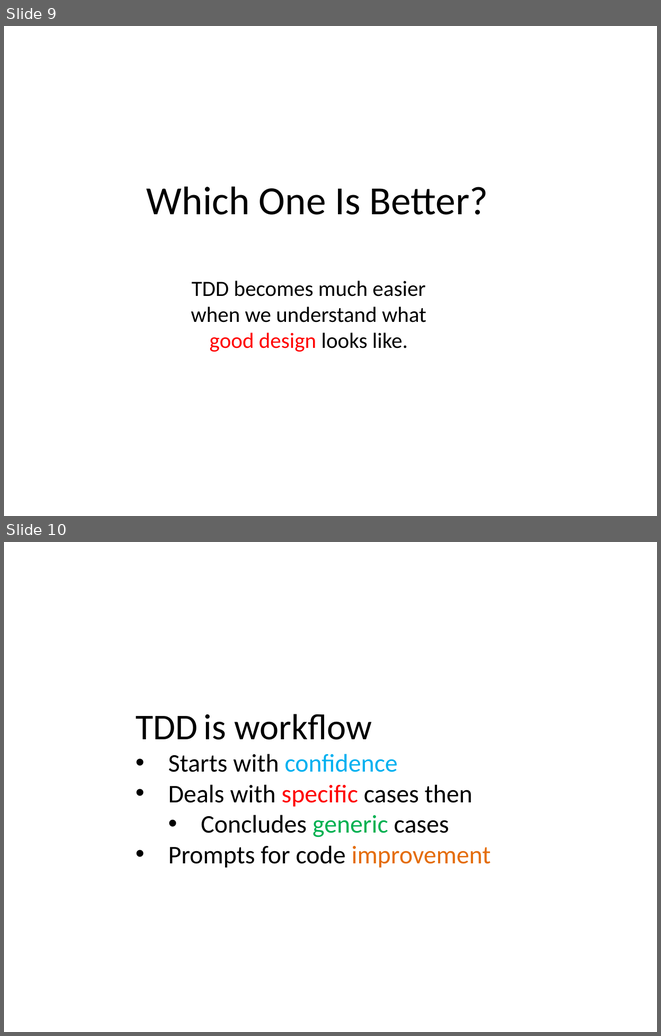
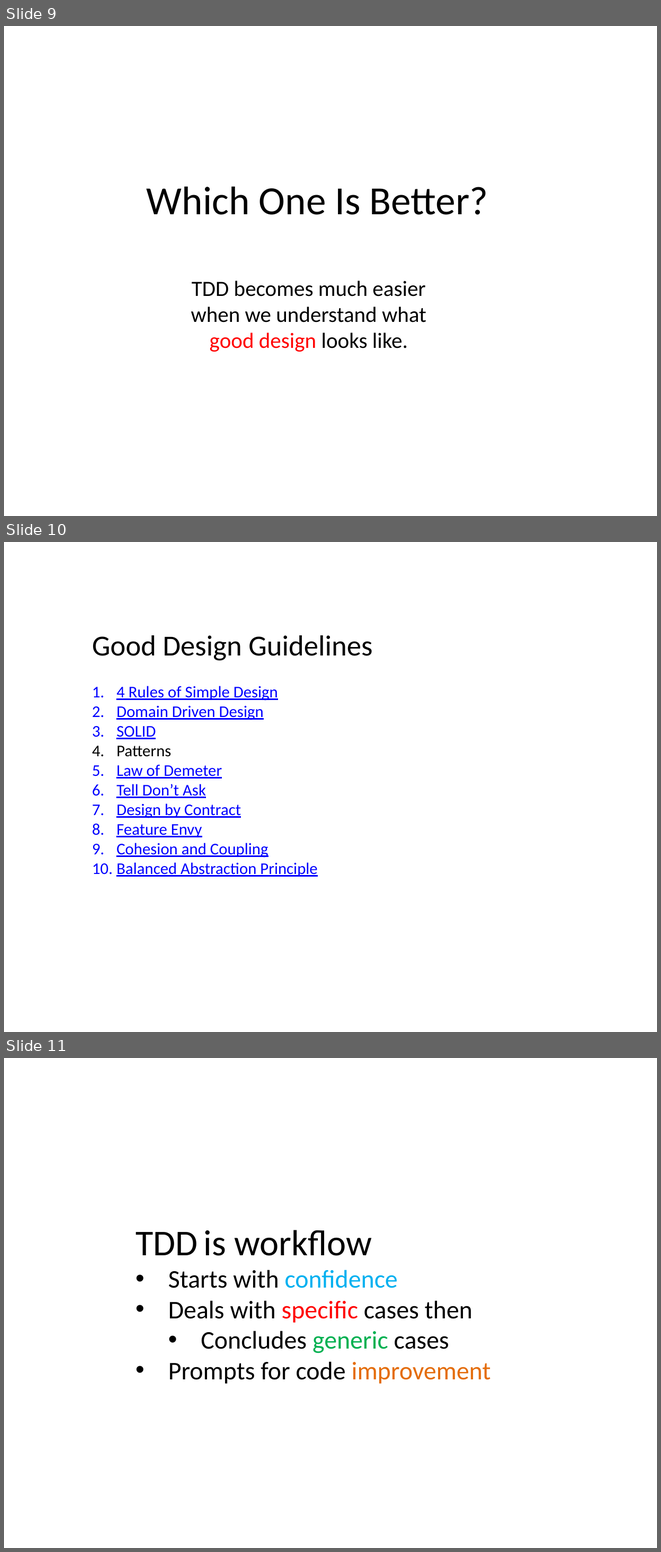
Before and after one commit to feedfood/TDD, a slide deck: Documents/TDD Hands-On 1 .pptx. Shown one above the other, each under a label of ours: slides 9 and 10 before the commit, slides 9, 10 and 11 after it. The pictures are 661x1036 and 661x1552 pixels, drawn with LibreOffice and Linux fonts; fonts in the diff are those of the drawing. Boxes give left, top, right and bottom in pixels: in the first picture for what was removed or moved away, otherwise in the second. Text is boxed around its words. In the diff, an @@ line names an element or a change of style, - is before the commit and + after.

Commit message:
add good design guideline

```diff
--- a/Documents/TDD Hands-On 1 .pptx
+++ b/Documents/TDD Hands-On 1 .pptx
@@ slide 10 added at (4, 542, 657, 1032), background #FFFFFF @@
@@ text added at (92, 635, 372, 876), 18 pt, text #0000FF, underline @@
+Good Design Guidelines
+1. 4 Rules of Simple Design
+2. Domain Driven Design
+3. SOLID
+4. Patterns
+5. Law of Demeter
+6. Tell Don’t Ask
+7. Design by Contract
+8. Feature Envy
+9. Cohesion and Coupling
+10. Balanced Abstraction Principle
@@ what was slide 10 is now slide 11 @@
```
